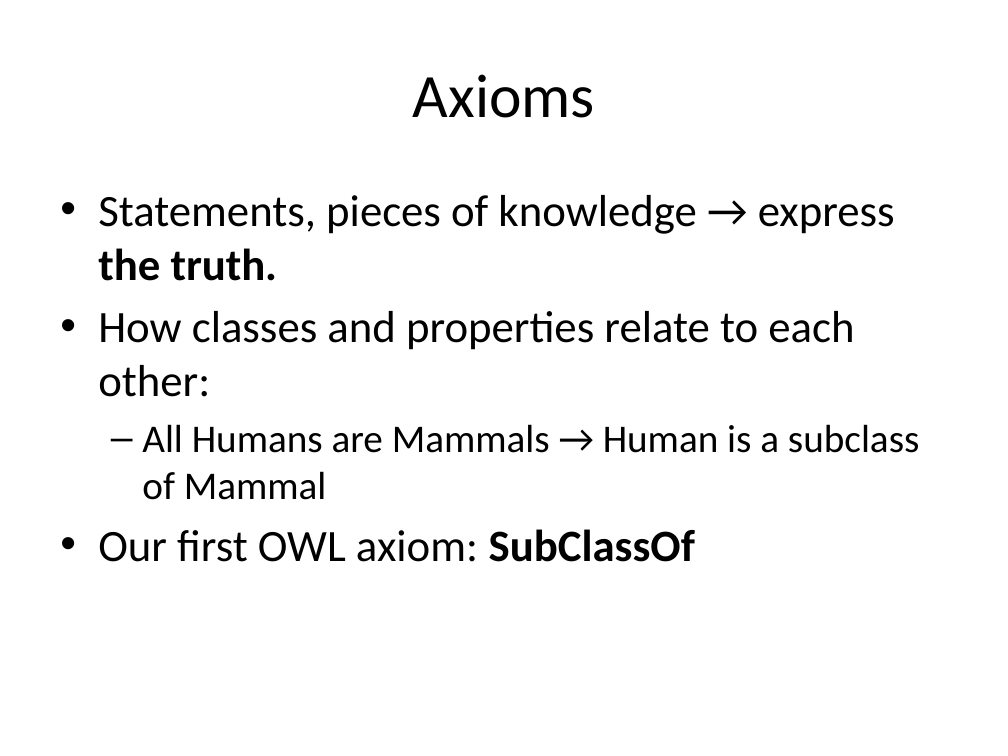
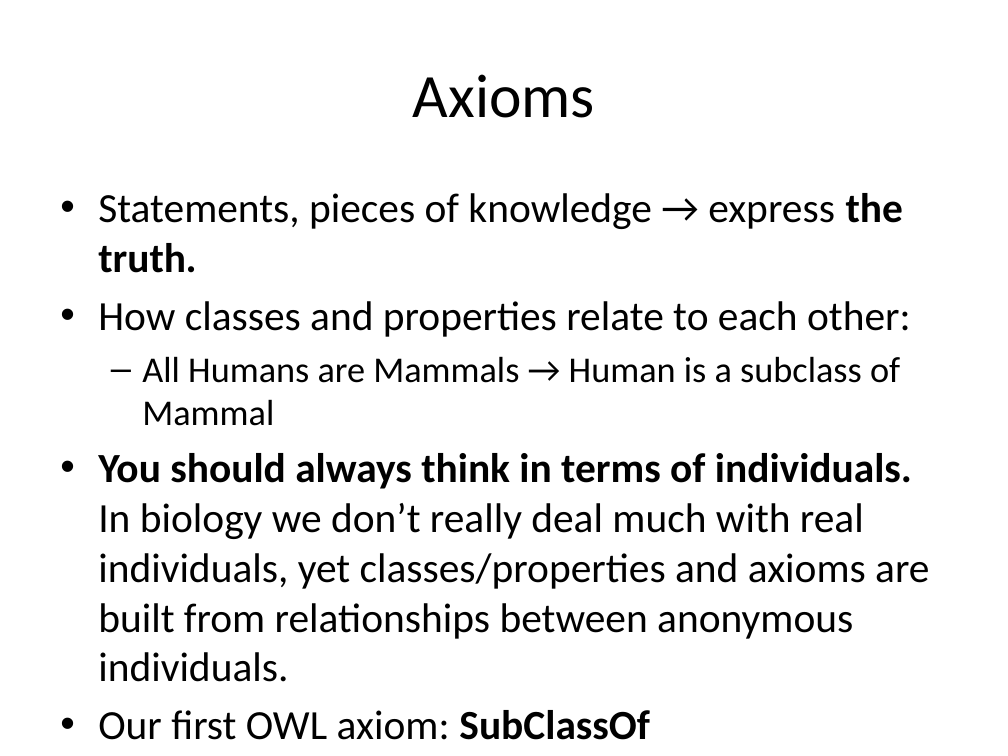
Before and after one commit to loopasam/owl-tutorial-icbo2013, a slide deck: slide 15 of presentation/tutorial_owl_icbo_2013.pptx (slide 14 before the commit). Drawn at 1008x756 pixels with LibreOffice and Linux fonts; fonts in the diff are those of the drawing. Boxes give left, top, right and bottom in pixels: in the first picture for what was removed or moved away, otherwise in the second. Text is boxed around its words. In the diff, an @@ line names an element or a change of style, - is before the commit and + after.

```diff
--- a/presentation/tutorial_owl_icbo_2013.pptx
+++ b/presentation/tutorial_owl_icbo_2013.pptx
@@ text at bbox=[98, 193, 911, 426]: size 32 to 29.6 pt in "Statements, pieces of knowledge → express the ...", "How classes and properties relate to each ...", "Our first OWL axiom: SubClassOf"; size 28 to 25.9 pt in "All Humans are Mammals → Human is ..." @@
@@ text at bbox=[98, 453, 929, 682]: paragraph added @@
+• You should always think in terms of individuals. In biology we don’t really deal much with real individuals, yet classes/properties and axioms are built from relationships between anonymous individuals.
```
Also in this commit, not shown: 10 other slides changed, 1 slide added, 1 slide removed, 1 other file.
